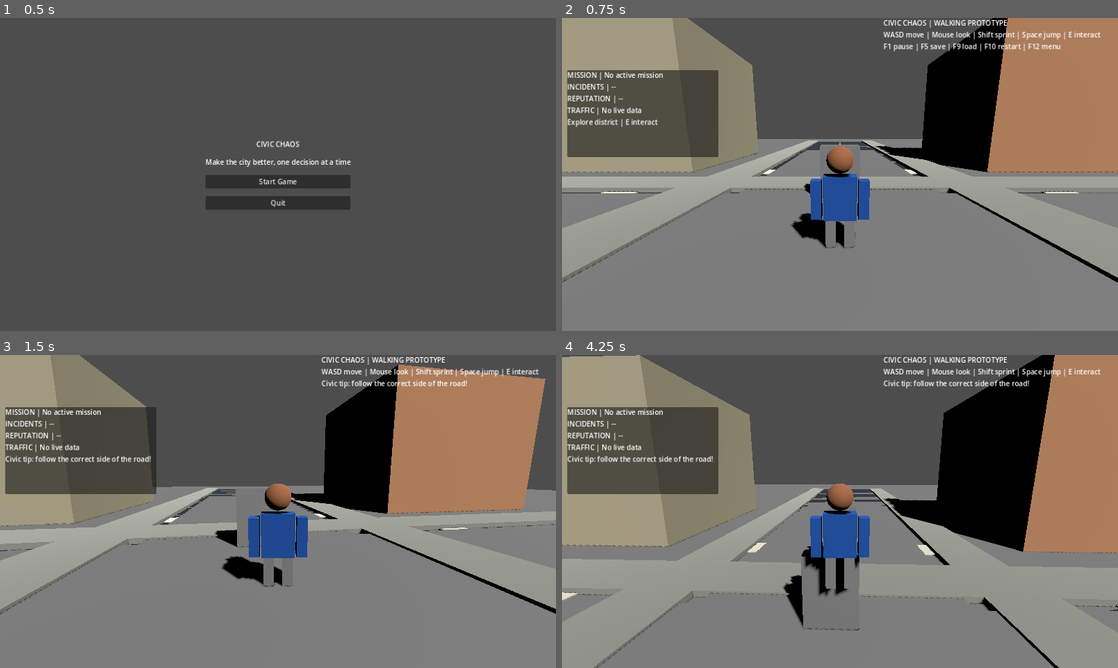
Above: before the commit, frames 1-4 (two rows, left to right).
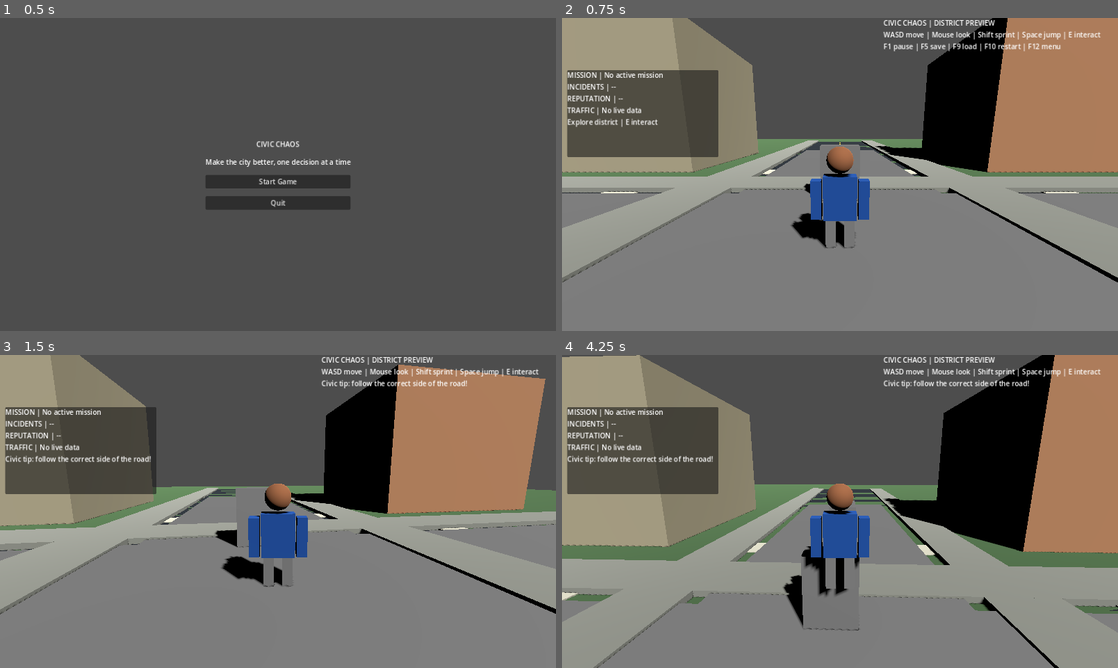
Above: after the commit, the same moments.

Repository: gauravprajapat-23/civic-chaos
Game: Godot game, scene res://scenes/core/menu.tscn
Two runs of this game, one before a commit and one after it. Both use one fixed random seed, a clock stepped at 60 frames per second and the inputs below.
Inputs (mouse positions are in pixels of both pictures, inside the frame that each line leads up to):
- Up to frame 1 (0.5 s): no input
- Up to frame 2 (0.75 s): click "Start Game" at 0.5 s
- Up to frame 3 (1.5 s): tap Enter at 1.25 s; move the mouse to (305, 511) at 1.27 s; hold W (move_forward) from 1.28 s (still down); hold E (interact) from 1.28 s (still down)
- Up to frame 4 (4.25 s): keep holding W (move_forward); tap Space (jump) at 1.52, 2.27, 3.77 s; move the mouse to (812, 511) at 2.02 s; release E (interact) at 2.03 s; tap Shift (sprint) at 2.1, 3.6 s; move the mouse to (851, 505) at 2.77 s; hold E (interact) 2.78-3.53 s; move the mouse to (834, 517) at 3.52 s

Frame 1 is identical in both runs. In frame 2, 1.8% of the frame differs, in the area x 0-100%, y 0-56%; in frame 3, 2.0%; in frame 4, 5.0%, in the area x 0-100%, y 0-83%.

Commit message:
feat(world): add grass-colored ground and update district preview HUD

Diff:
--- a/scenes/core/main.tscn
+++ b/scenes/core/main.tscn
@@ -15,6 +15,10 @@
 [sub_resource type="BoxMesh" id="BoxMesh_ground"]
 size = Vector3(100, 1, 100)
 
+[sub_resource type="StandardMaterial3D" id="GroundMaterial"]
+albedo_color = Color(0.33, 0.47, 0.30, 1)
+roughness = 1.0
+
 [node name="Main" type="Node3D"]
 process_mode = 3
 script = ExtResource("1_main")
@@ -30,6 +34,7 @@
 
 [node name="MeshInstance3D" type="MeshInstance3D" parent="Ground"]
 mesh = SubResource("BoxMesh_ground")
+material_override = SubResource("GroundMaterial")
 
 [node name="FourWayJunction" parent="." instance=ExtResource("5_junction")]
 position = Vector3(0, 0.07, 0)
@@ -60,7 +65,7 @@
 [node name="VBoxContainer" type="VBoxContainer" parent="CanvasLayer/HUD"]
 
 [node name="Title" type="Label" parent="CanvasLayer/HUD/VBoxContainer"]
-text = "CIVIC CHAOS | WALKING PROTOTYPE"
+text = "CIVIC CHAOS | DISTRICT PREVIEW"
 
 [node name="Subtitle" type="Label" parent="CanvasLayer/HUD/VBoxContainer"]
 text = "WASD move | Mouse look | Shift sprint | Space jump | E interact"
Not shown: 1 places in scenes/core/main.tscn that only renumber resources
